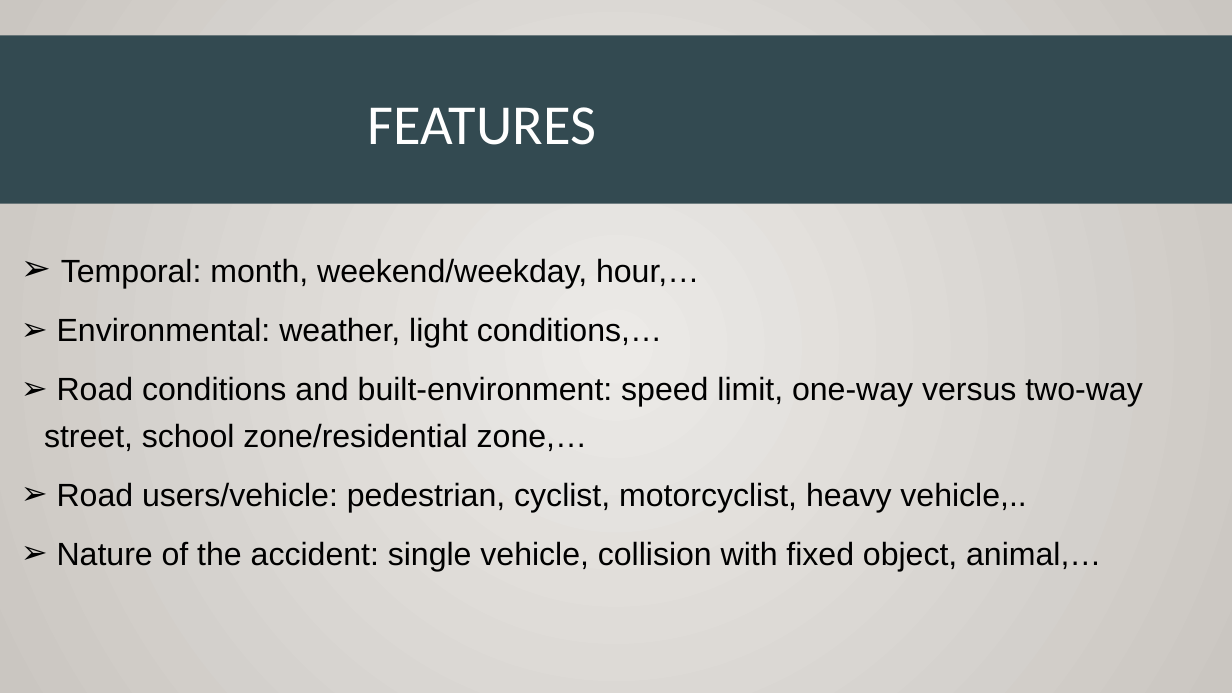
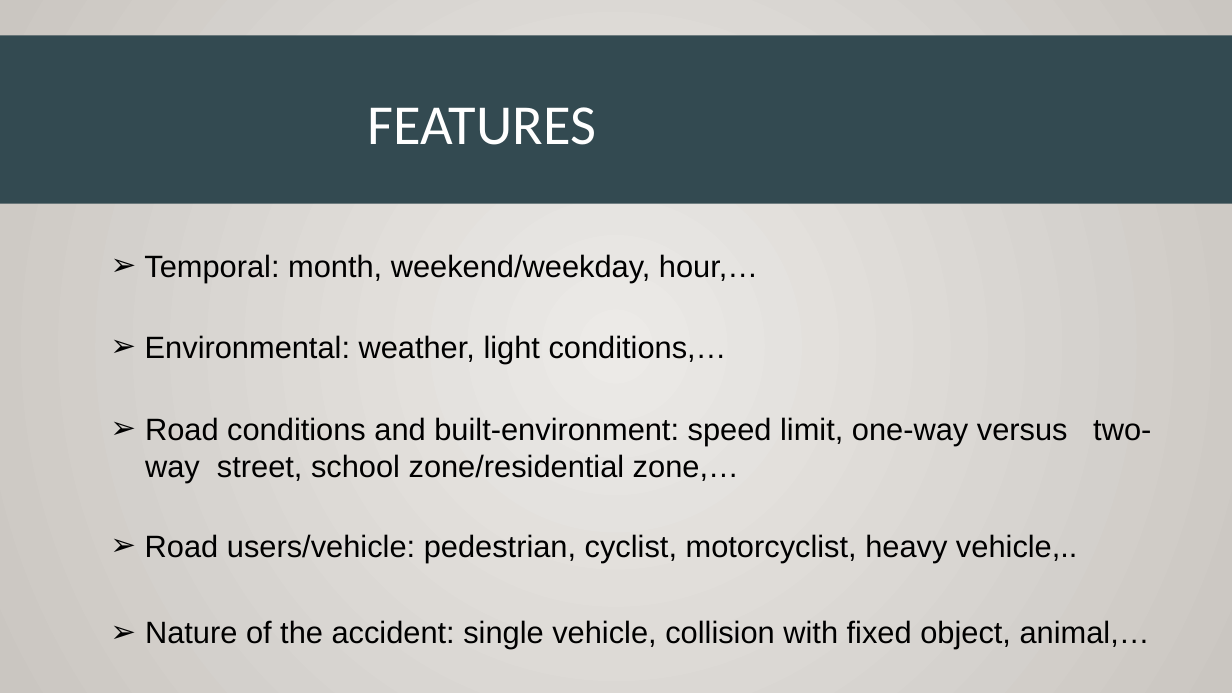
Before and after one commit to tmfreiberg/road-safety, a slide deck: slide 4 of presentation/Presentation_road_safety.pptx. Drawn at 1232x693 pixels with LibreOffice and Linux fonts; fonts in the diff are those of the drawing. Boxes give left, top, right and bottom in pixels: in the first picture for what was removed or moved away, otherwise in the second. Text is boxed around its words. In the diff, an @@ line names an element or a change of style, - is before the commit and + after.

```diff
--- a/presentation/Presentation_road_safety.pptx
+++ b/presentation/Presentation_road_safety.pptx
@@ text "Temporal: month, weekend/weekday, hour,…": place and size @@
-text "Temporal: month, weekend/weekday, hour,…" at [44,258,1143,571]
+text "Temporal: month, weekend/weekday, hour,…" at [144,254,758,283]
@@ text "Temporal: month, weekend/weekday, hour,…" at [144,254,758,283]: size 25 to 24 pt @@
@@ text at [44,317,1143,571]: paragraphs removed @@
-➢ Environmental: weather, light conditions,…
-➢ Road conditions and built-environment: speed limit, one-way versus two-way street, school zone/residential zone,…
-➢ Road users/vehicle: pedestrian, cyclist, motorcyclist, heavy vehicle,..
-➢ Nature of the accident: single vehicle, collision with fixed object, animal,…
@@ text added at [145,335,727,364], 24 pt, text #000000 @@
+➢ Environmental: weather, light conditions,…
@@ text added at [145,417,1151,483], 24 pt, text #000000 @@
+➢ Road conditions and built-environment: speed limit, one-way versus two-way street, school zone/residential zone,…
@@ text added at [145,534,1077,562], 24 pt, text #000000 @@
+➢ Road users/vehicle: pedestrian, cyclist, motorcyclist, heavy vehicle,..
@@ text added at [145,620,1150,649], 24 pt, text #000000 @@
+➢ Nature of the accident: single vehicle, collision with fixed object, animal,…
```
Also in this commit, not shown: 5 other slides changed.
